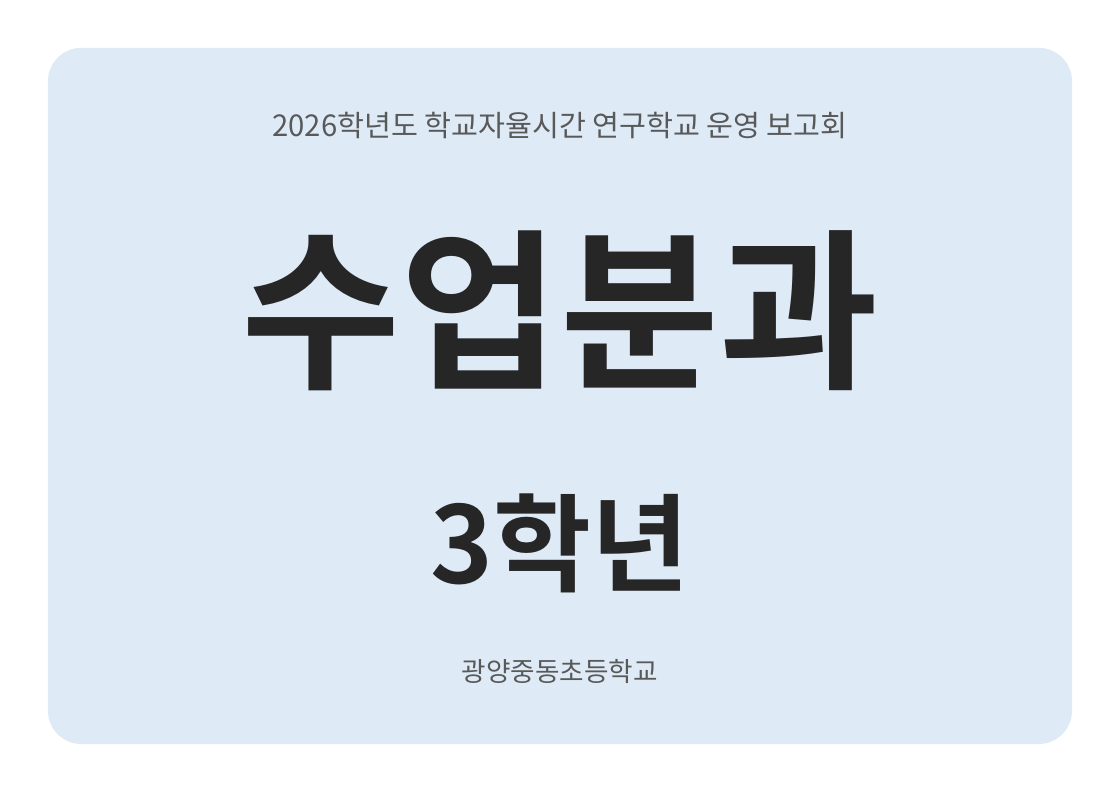
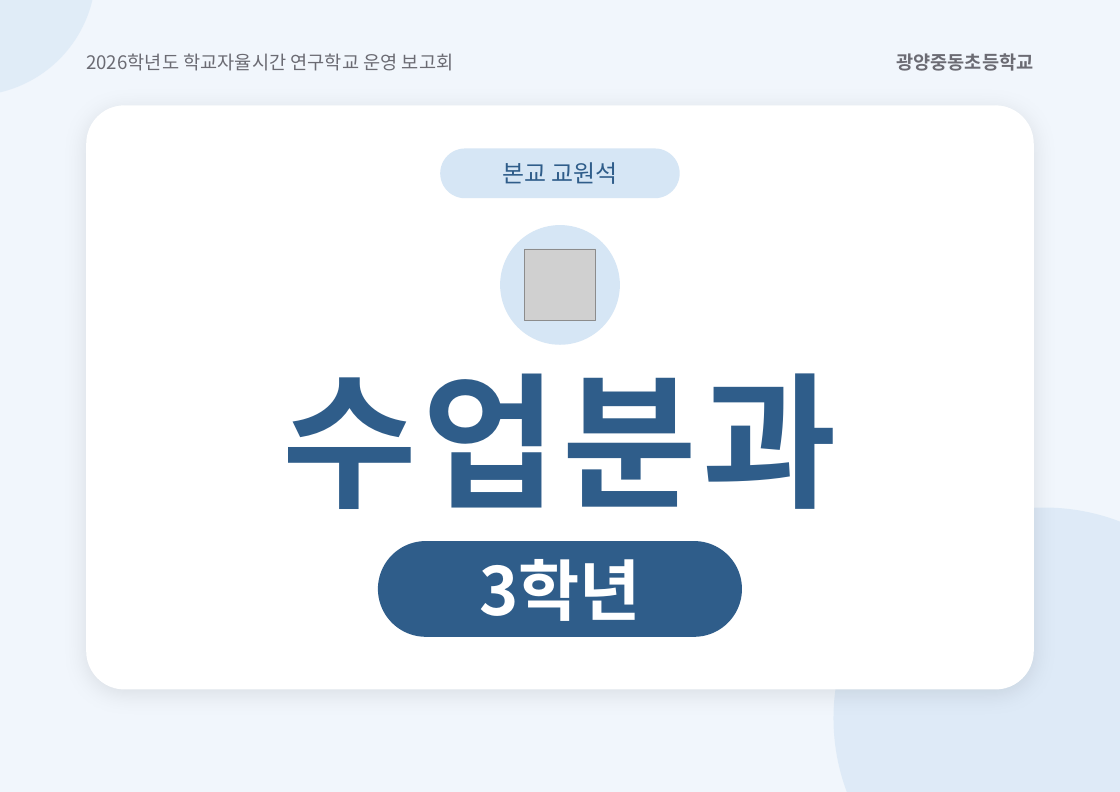
Before and after one commit to persewoss-cell/Explanation-of-the-research-school-report-meeting, a slide deck: slide 5 of 분과 안내판.pptx. Drawn at 1120x792 pixels with LibreOffice and Linux fonts; fonts in the diff are those of the drawing; grey boxes stand for pictures. Boxes give left, top, right and bottom in pixels: in the first picture for what was removed or moved away, otherwise in the second. Text is boxed around its words. In the diff, an @@ line names an element or a change of style, - is before the commit and + after.

```diff
--- a/분과 안내판.pptx
+++ b/분과 안내판.pptx
@@ background #FFFFFF to #F1F6FC @@
@@ ellipse added at [0, 0, 96, 96], fill #D6E6F5 at 60% opacity @@
@@ text "2026학년도 학교자율시간 연구학교 운영 보고회": place and size @@
-text "2026학년도 학교자율시간 연구학교 운영 보고회" at [273, 111, 848, 139]
+text "2026학년도 학교자율시간 연구학교 운영 보고회" at [86, 53, 454, 71]
@@ text "2026학년도 학교자율시간 연구학교 운영 보고회" at [86, 53, 454, 71]: size 22 to 14 pt, text colour #595959 to #6B6B73; alignment centre to left; less space between paragraphs @@
@@ text "광양중동초등학교": place and size @@
-text "광양중동초등학교" at [462, 659, 658, 683]
+text "광양중동초등학교" at [896, 53, 1033, 71]
@@ text "광양중동초등학교" at [896, 53, 1033, 71]: size 20 to 14 pt, text colour #595959 to #6B6B73, bold on; alignment centre to right; less space between paragraphs @@
@@ rounded rectangle: place and size @@
-rounded rectangle at [48, 48, 1072, 744]
+rounded rectangle at [86, 105, 1034, 690]
@@ rounded rectangle at [86, 105, 1034, 690]: fill #DEEBF7 to #FFFFFF; shadow on; proportions changed @@
@@ rounded rectangle added at [440, 149, 679, 198], fill #D6E6F5, 18 pt, text #2F5D8A @@
+본교 교원석
@@ ellipse added at [500, 225, 620, 345], fill #D6E6F5 @@
@@ picture added at [524, 249, 596, 321] @@
@@ text "수업분과": place and size @@
-text "수업분과" at [242, 230, 879, 391]
+text "수업분과" at [283, 373, 838, 509]
@@ text "수업분과" at [283, 373, 838, 509]: size 130 to 110 pt, text colour #262626 to #2F5D8A, letter spacing 0 to 4 pt @@
@@ ellipse added at [834, 508, 1120, 792], fill #D6E6F5 at 70% opacity @@
@@ rounded rectangle "3학년": place and size @@
-rounded rectangle "3학년" at [431, 493, 690, 593]
+rounded rectangle "3학년" at [377, 541, 742, 637]
@@ rounded rectangle "3학년" at [377, 541, 742, 637]: size 80 to 50 pt, text colour #262626 to #FFFFFF; less space between paragraphs; fill none to #2F5D8A @@
```
Also in this commit, not shown: 7 other slides changed.
